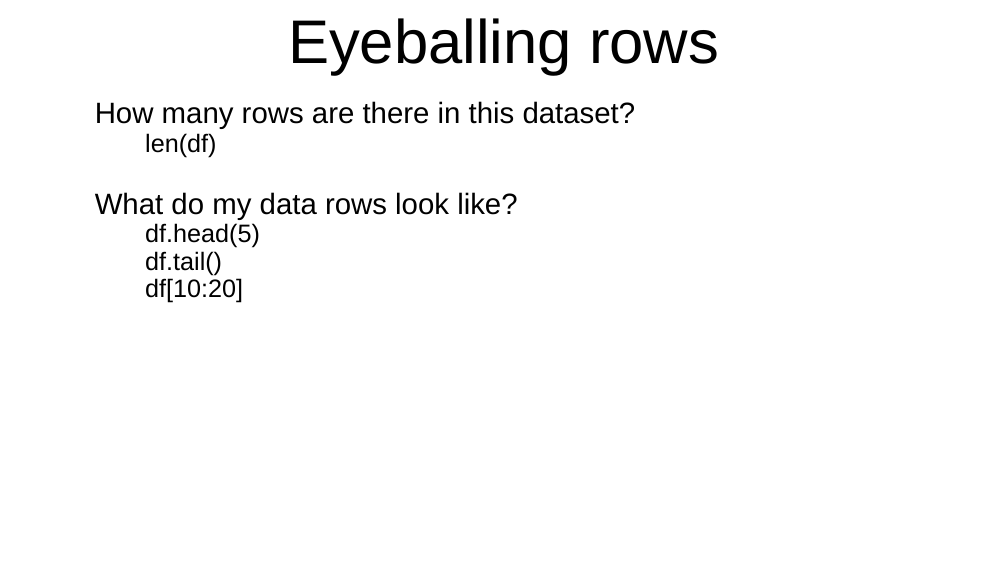
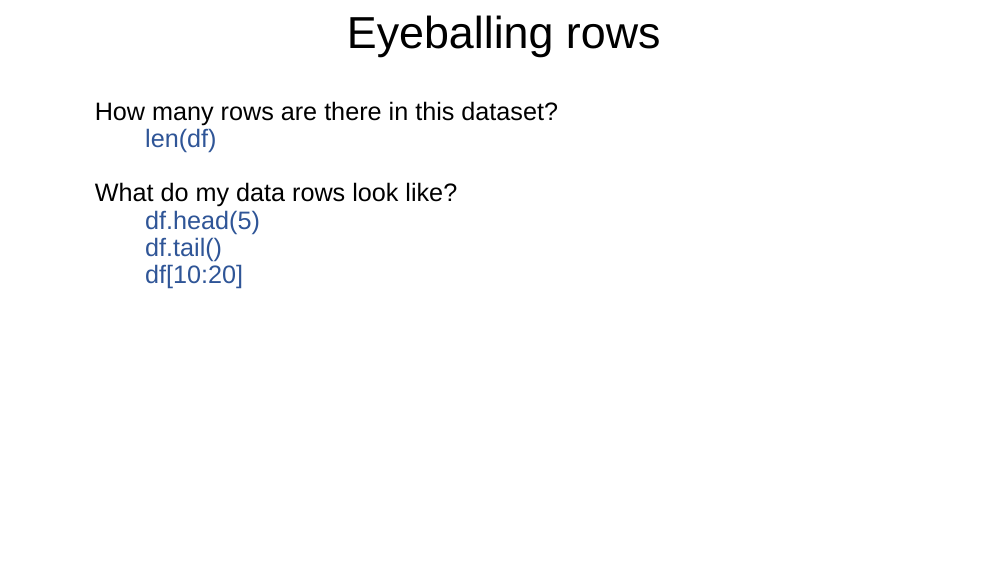
Before and after one commit to bodacea/datascienceforbeginners, a slide deck: slide 22 of Session 05 Cleaning and Exploring.ppt. Drawn at 1008x567 pixels with LibreOffice and Linux fonts; fonts in the diff are those of the drawing. Boxes give left, top, right and bottom in pixels: in the first picture for what was removed or moved away, otherwise in the second. Text is boxed around its words. In the diff, an @@ line names an element or a change of style, - is before the commit and + after.

```diff
--- a/Session 05 Cleaning and Exploring.ppt
+++ b/Session 05 Cleaning and Exploring.ppt
@@ title "Eyeballing rows" at (347,15,661,57): size 44 to 32 pt @@
@@ text "How many rows are there ..." at (95,101,558,289): size 21 to 18 pt in "How many rows are there in this ...", "What do my data rows look like?"; text colour #000000 to #2F5597 in "len(df)", "df.head(5)", "df.tail()", "df[10:20]" @@
```
Also in this commit, not shown: 26 other slides changed, 2 slides added, 2 slides removed.
